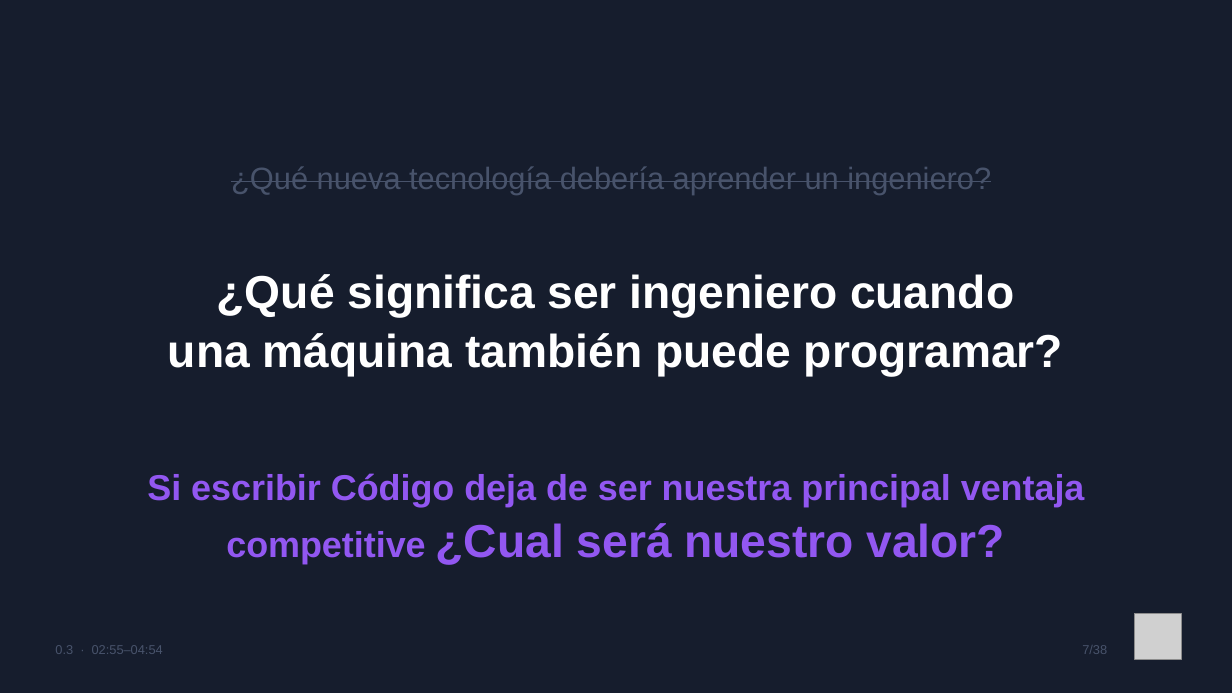
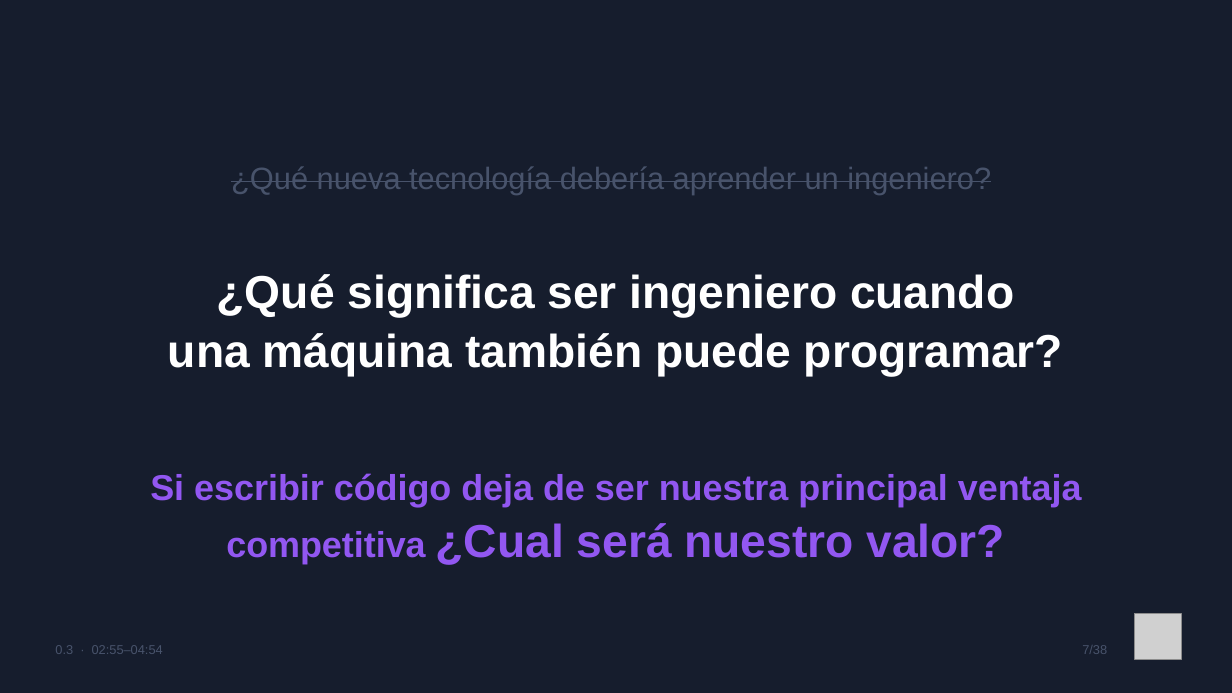
Before and after one commit to gldiazcardenas/charla-ia-aws-ug-cucuta, a slide deck: slide 7 of Slides_IA_AWS_UG_Cucuta.pptx. Drawn at 1232x693 pixels with LibreOffice and Linux fonts; fonts in the diff are those of the drawing; grey boxes stand for pictures. Boxes give left, top, right and bottom in pixels: in the first picture for what was removed or moved away, otherwise in the second. Text is boxed around its words. In the diff, an @@ line names an element or a change of style, - is before the commit and + after.

```diff
--- a/Slides_IA_AWS_UG_Cucuta.pptx
+++ b/Slides_IA_AWS_UG_Cucuta.pptx
@@ text at (x1=150, y1=473, x2=1082, y2=565): text changed @@
-Si escribir Código deja de ser nuestra principal ventaja competitive ¿Cual será nuestro valor?
+Si escribir código deja de ser nuestra principal ventaja competitiva ¿Cual será nuestro valor?
```
Also in this commit, not shown: 7 other slides changed.
